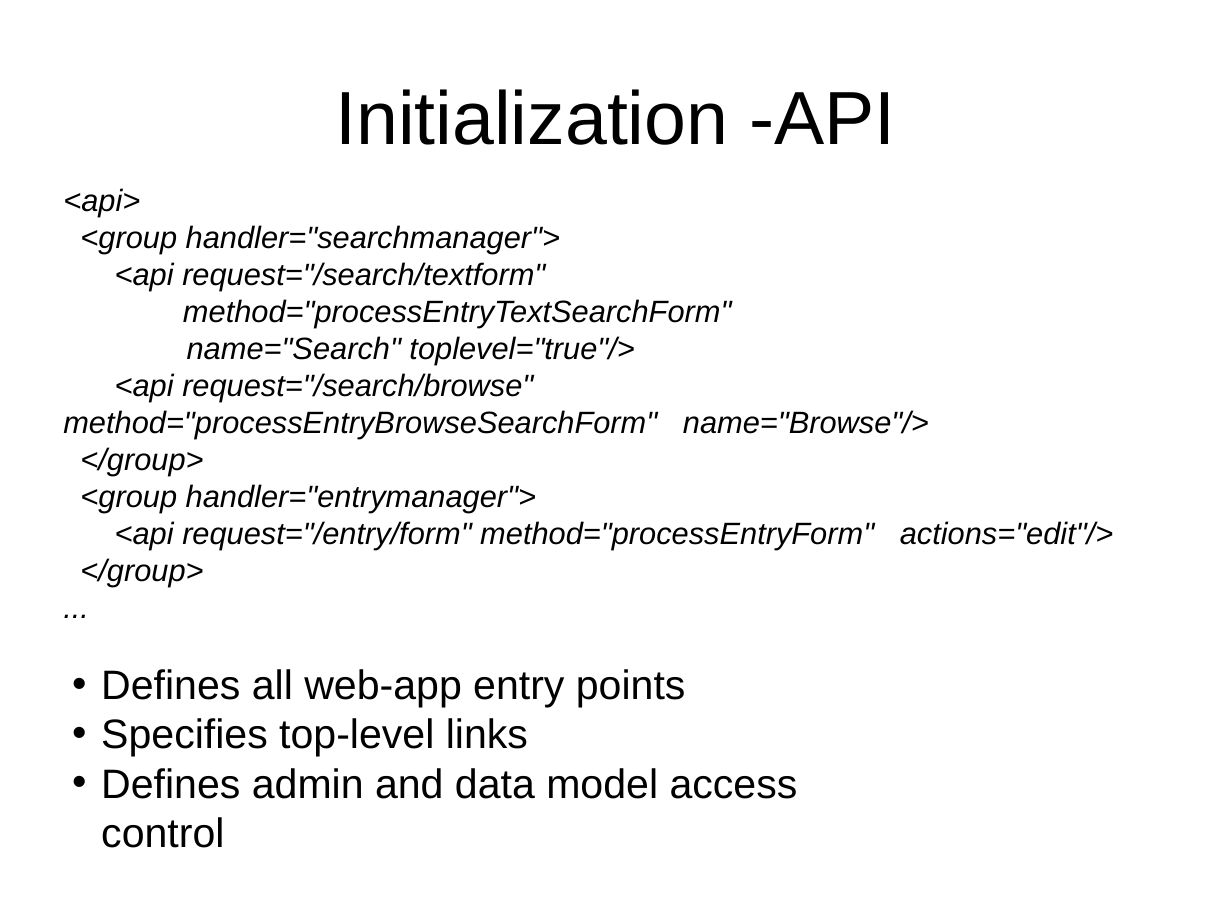
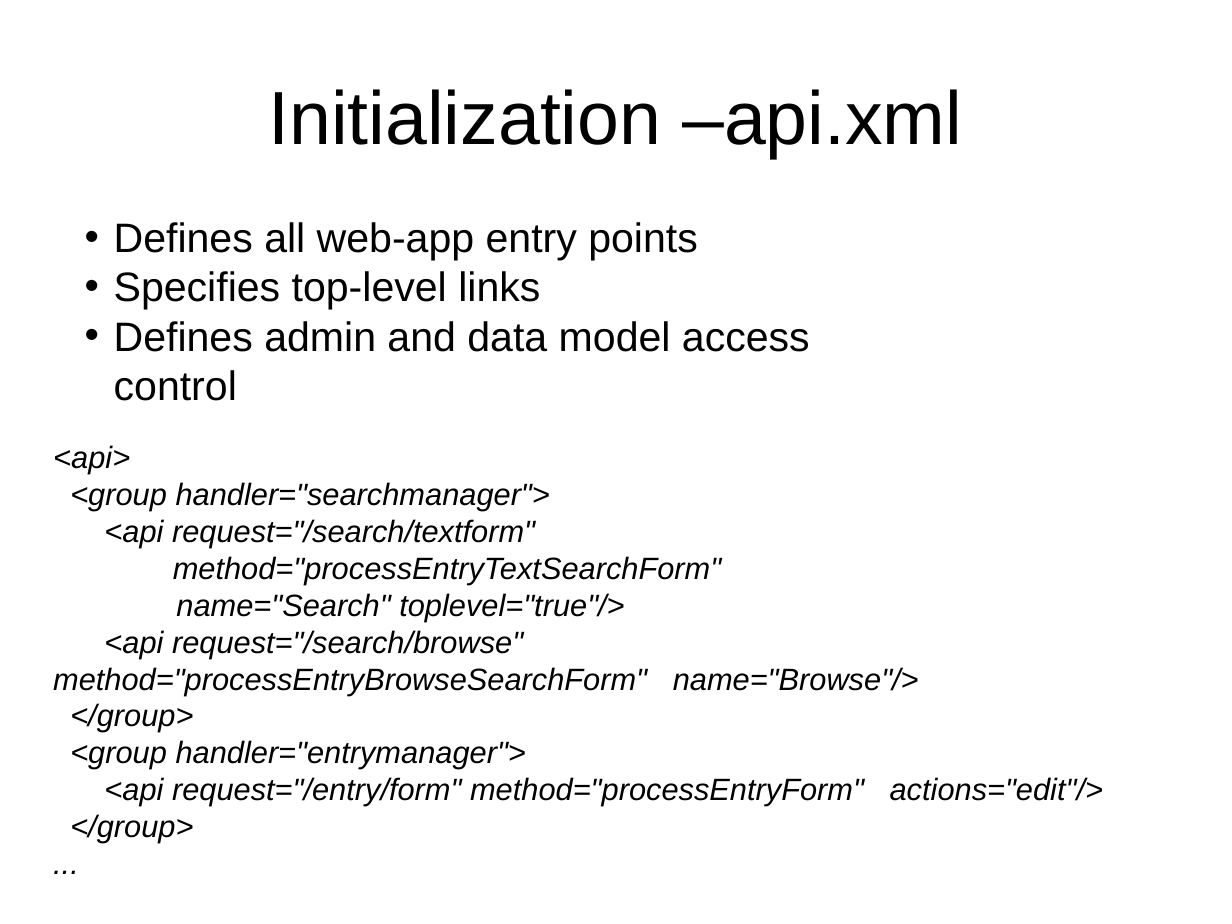
Before and after one commit to Unidata/IDV, a slide deck: slide 5 of ucar/unidata/repository/docs/presentations/architecture.ppt. Drawn at 1232x924 pixels with LibreOffice and Linux fonts; fonts in the diff are those of the drawing. Boxes give left, top, right and bottom in pixels: in the first picture for what was removed or moved away, otherwise in the second. Text is boxed around its words. In the diff, an @@ line names an element or a change of style, - is before the commit and + after.

```diff
--- a/ucar/unidata/repository/docs/presentations/architecture.ppt
+++ b/ucar/unidata/repository/docs/presentations/architecture.ppt
@@ title at (268,89,962,158): text changed @@
-Initialization -API
+Initialization –api.xml
@@ text "Defines all web-app entry points": place and size @@
-text "Defines all web-app entry points" at (101,669,798,799)
+text "Defines all web-app entry points" at (114,222,810,352)
@@ text "<api>": place and size @@
-text "<api>" at (63,188,1113,586)
+text "<api>" at (53,445,1103,843)
```
Also in this commit, not shown: 1 other slide changed, 2 slides added, 9 other files.
